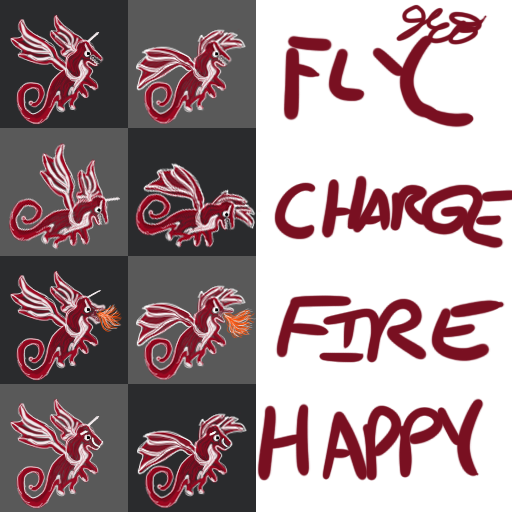
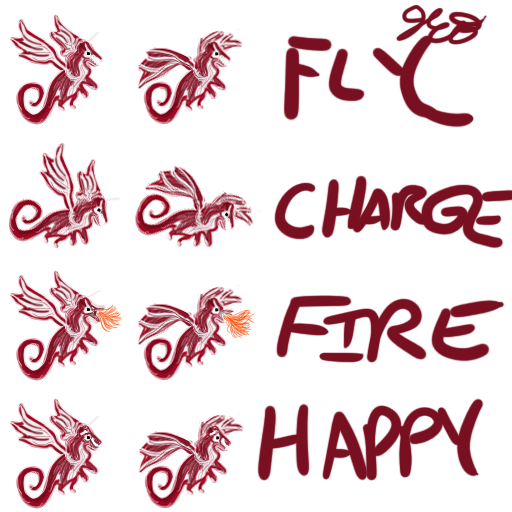
Revision of a layered 512 x 512 image; what changed, layer by layer:
hid "Rectangle 1" (8th of 14) over (x1=0, y1=384, x2=128, y2=512)
hid "Rectangle 1" (9th of 14) over (x1=128, y1=256, x2=256, y2=384)
hid "Rectangle 1" (10th of 14) over (x1=0, y1=128, x2=128, y2=256)
hid "Rectangle 1" (11th of 14) over (x1=128, y1=0, x2=256, y2=128)
hid "Rectangle 1" (12th of 14) over (x1=128, y1=384, x2=256, y2=512)
hid "Rectangle 1" (13th of 14) over (x1=0, y1=256, x2=128, y2=384)
hid "Rectangle 1" (14th of 14) over (x1=128, y1=128, x2=256, y2=256)
hid "Background" (2nd of 2) over (x1=0, y1=0, x2=256, y2=128)
